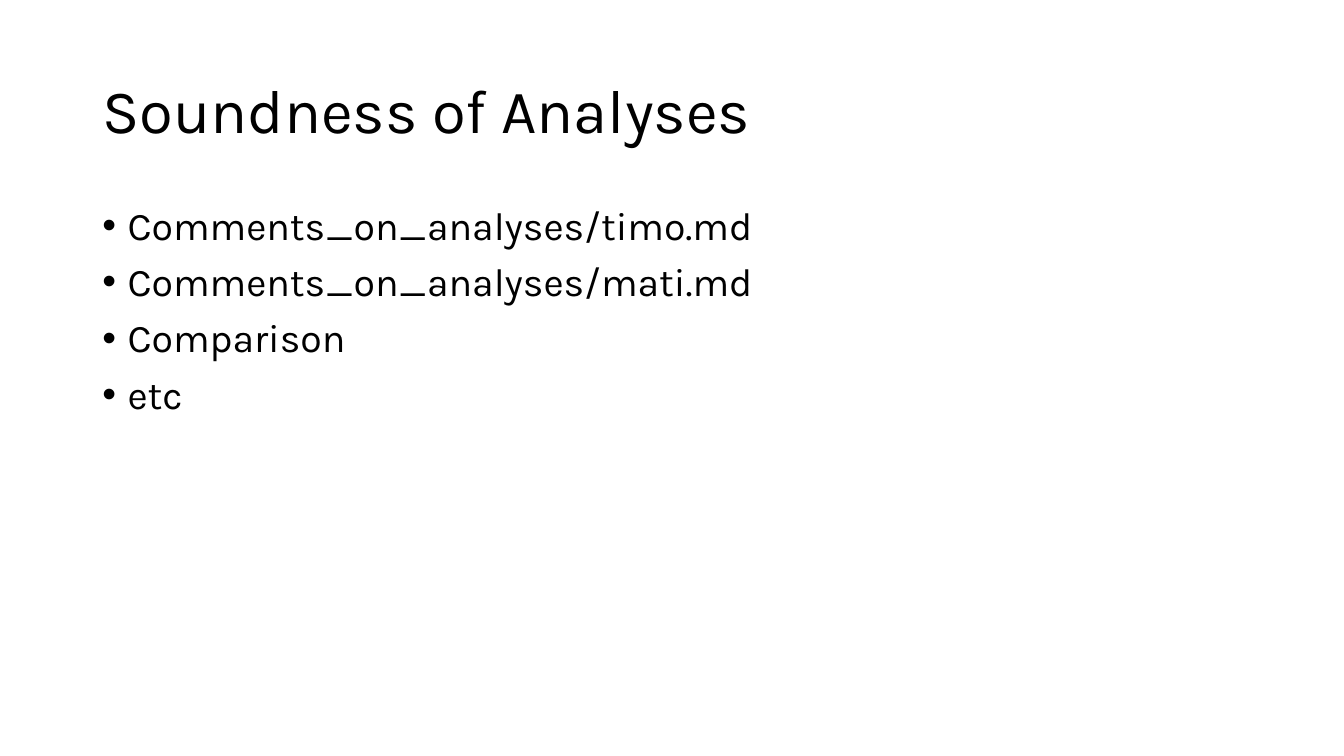
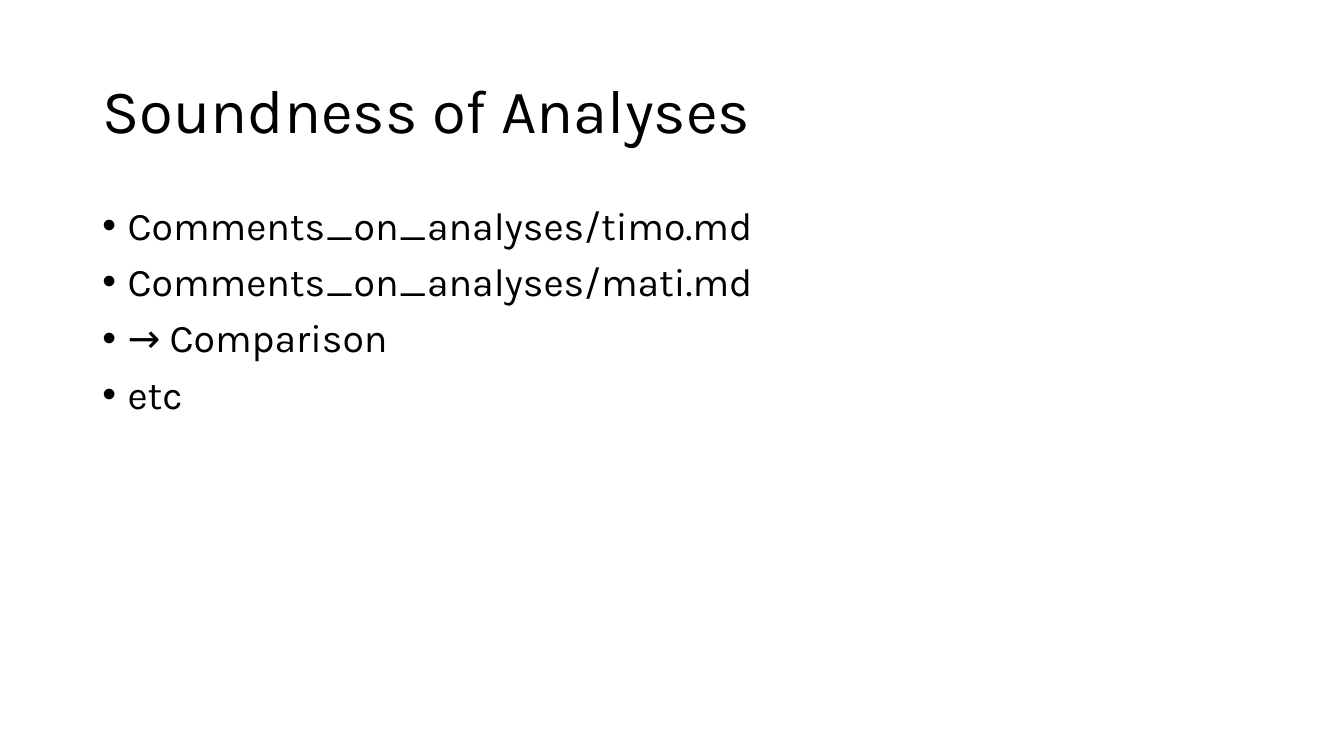
Before and after one commit to starnma1/BME_321_MiniProject, a slide deck: slide 7 of presentation/miniproject_presentation.pptx (slide 6 before the commit). Drawn at 1344x756 pixels with LibreOffice and Linux fonts; fonts in the diff are those of the drawing. Boxes give left, top, right and bottom in pixels: in the first picture for what was removed or moved away, otherwise in the second. Text is boxed around its words. In the diff, an @@ line names an element or a change of style, - is before the commit and + after.

```diff
--- a/presentation/miniproject_presentation.pptx
+++ b/presentation/miniproject_presentation.pptx
@@ text at <box>170,325,388,362</box>: text changed @@
-• Comparison
+• → Comparison
```
Also in this commit, not shown: 1 slide added, 4 other files.
